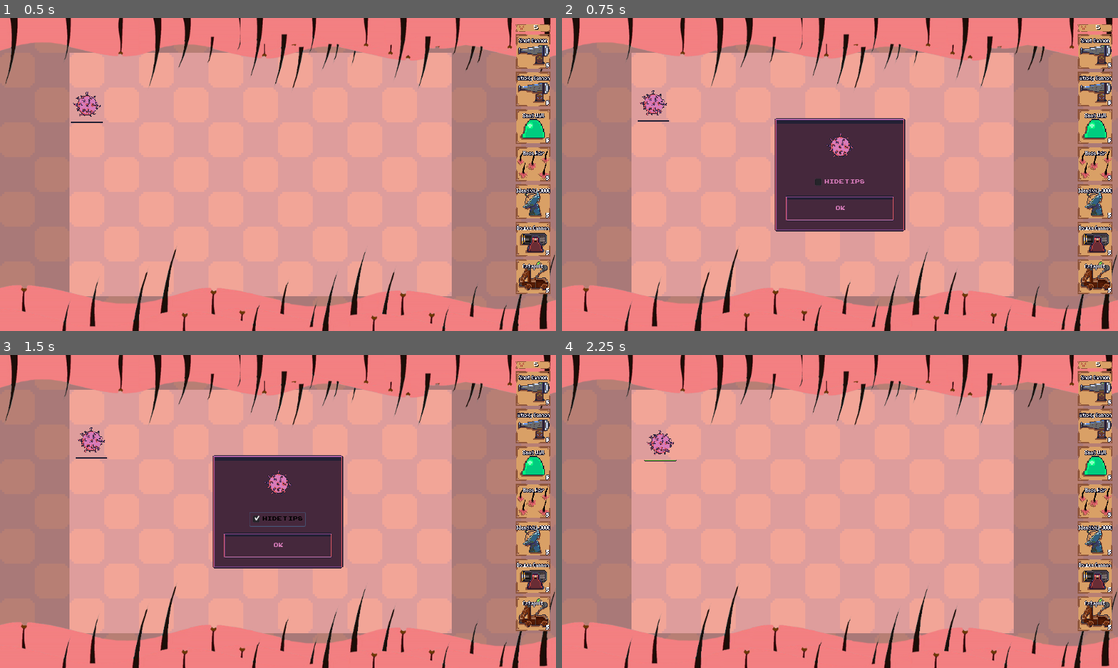
Above: before the commit, frames 1-4 (two rows, left to right).
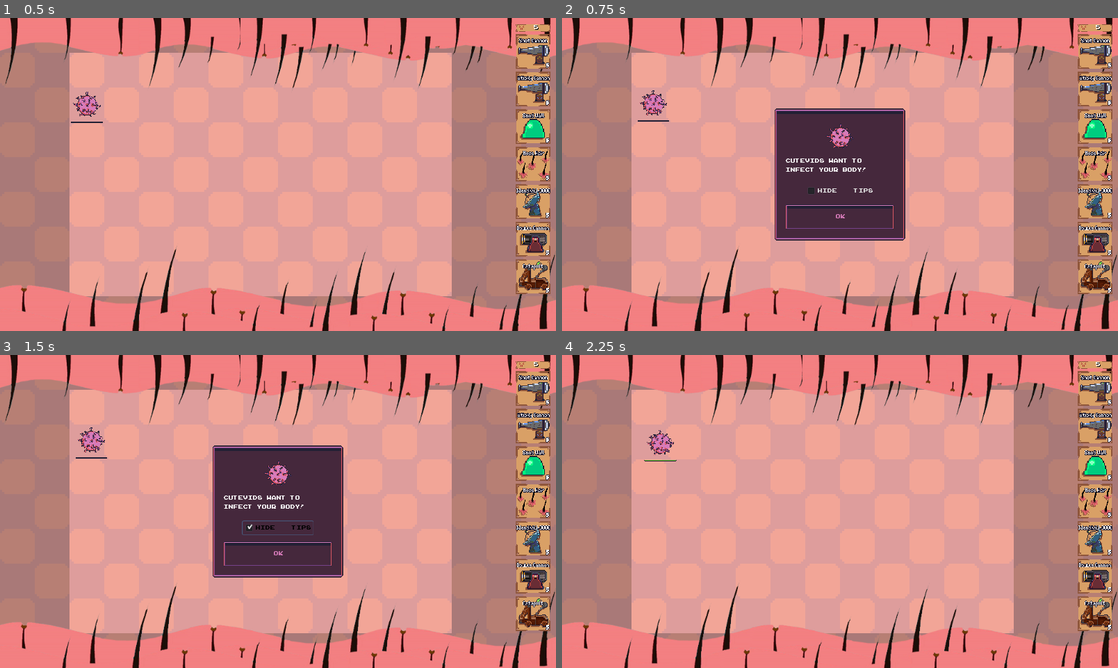
Above: after the commit, the same moments.

Repository: TeamKebab/GodotWildJam23
Game: Godot game, scene res://src/Main.tscn
Two runs of this game, one before a commit and one after it. Both use one fixed random seed, a clock stepped at 60 frames per second and the inputs below. Sound files missing from this copy of the repository are replaced by a short silence.
Inputs (mouse positions are in pixels of both pictures, inside the frame that each line leads up to):
- Up to frame 1 (0.5 s): no input
- Up to frame 2 (0.75 s): click (1095, 52) at 0.5 s
- Up to frame 3 (1.5 s): click "Hide tips" at 1.25 s
- Up to frame 4 (2.25 s): click "Ok" at 2 s

Frame 1 is identical in both runs. In frame 2, 3.2% of the frame differs, in the area x 38-62%, y 28-72%; in frame 3, 3.3%; in frame 4, nothing differs.

Commit message:
tooltip fonts

Diff:
--- a/src/gui/Tooltip.tscn
+++ b/src/gui/Tooltip.tscn
@@ -22,6 +22,7 @@
 __meta__ = {
 "_edit_use_anchors_": false
 }
+text = "text text text"
 
 [node name="AudioStreamPlayer" type="AudioStreamPlayer" parent="."]
 stream = ExtResource( 3 )
@@ -30,7 +31,7 @@
 margin_left = 15.0
 margin_top = 15.0
 margin_right = 225.0
-margin_bottom = 179.0
+margin_bottom = 150.0
 custom_constants/margin_right = 5
 custom_constants/margin_top = 5
 custom_constants/margin_left = 5
@@ -40,7 +41,7 @@
 margin_left = 5.0
 margin_top = 5.0
 margin_right = 205.0
-margin_bottom = 159.0
+margin_bottom = 130.0
 
 [node name="TextureRect" type="TextureRect" parent="MarginContainer/VBoxContainer"]
 margin_left = 100.0
@@ -51,46 +52,46 @@
 [node name="RichTextLabel" type="RichTextLabel" parent="MarginContainer/VBoxContainer"]
 margin_top = 4.0
 margin_right = 200.0
-margin_bottom = 51.0
+margin_bottom = 22.0
 rect_min_size = Vector2( 200, 0 )
 size_flags_horizontal = 3
 size_flags_vertical = 3
 custom_fonts/normal_font = ExtResource( 4 )
-custom_colors/default_color = Color( 0.133333, 0.12549, 0.203922, 1 )
 custom_colors/selection_color = Color( 0.133333, 0.12549, 0.203922, 1 )
-custom_colors/font_color_shadow = Color( 0, 0, 0, 1 )
 bbcode_enabled = true
+bbcode_text = "text text text"
+text = "text text text"
+fit_content_height = true
 scroll_active = false
 
 [node name="Space1" type="MarginContainer" parent="MarginContainer/VBoxContainer"]
-margin_top = 55.0
+margin_top = 26.0
 margin_right = 200.0
-margin_bottom = 65.0
+margin_bottom = 36.0
 custom_constants/margin_top = 10
 
 [node name="CheckBox" type="CheckBox" parent="MarginContainer/VBoxContainer"]
-margin_left = 49.0
-margin_top = 69.0
-margin_right = 151.0
-margin_bottom = 94.0
+margin_left = 36.0
+margin_top = 40.0
+margin_right = 164.0
+margin_bottom = 65.0
 size_flags_horizontal = 4
 custom_fonts/font = ExtResource( 4 )
 custom_colors/font_color_disabled = Color( 0, 0, 0, 1 )
 custom_colors/font_color_hover_pressed = Color( 0, 0, 0, 1 )
-custom_colors/font_color = Color( 0.843137, 0.482353, 0.729412, 1 )
 custom_colors/font_color_hover = Color( 0.133333, 0.12549, 0.203922, 1 )
-text = "Hide tips"
+text = "Hide    tips"
 
 [node name="Space2" type="MarginContainer" parent="MarginContainer/VBoxContainer"]
-margin_top = 98.0
+margin_top = 69.0
 margin_right = 200.0
-margin_bottom = 103.0
+margin_bottom = 74.0
 custom_constants/margin_top = 5
 
 [node name="Button" type="Button" parent="MarginContainer/VBoxContainer"]
-margin_top = 107.0
+margin_top = 78.0
 margin_right = 200.0
-margin_bottom = 154.0
+margin_bottom = 125.0
 custom_styles/hover = ExtResource( 1 )
 custom_styles/pressed = ExtResource( 1 )
 custom_styles/normal = ExtResource( 1 )
--- a/src/gui/tutorial/Antibodies1.tscn
+++ b/src/gui/tutorial/Antibodies1.tscn
@@ -4,32 +4,41 @@
 [ext_resource path="res://assets/sprites/antibodies.png" type="Texture" id=2]
 
 [node name="Tooltip" instance=ExtResource( 1 )]
+margin_top = -125.5
+margin_bottom = -125.5
 texture = ExtResource( 2 )
 text = "These are your available antibodies. They can be used to buy defenses."
 
-[node name="MarginContainer" parent="." index="0"]
-margin_bottom = 173.0
+[node name="MarginContainer" parent="." index="1"]
+margin_bottom = 236.0
 
 [node name="VBoxContainer" parent="MarginContainer" index="0"]
-margin_bottom = 161.0
+margin_bottom = 216.0
+
+[node name="TextureRect" parent="MarginContainer/VBoxContainer" index="0"]
+margin_left = 84.0
+margin_right = 116.0
+margin_bottom = 32.0
+texture = ExtResource( 2 )
 
 [node name="RichTextLabel" parent="MarginContainer/VBoxContainer" index="1"]
-margin_bottom = 81.0
+margin_top = 36.0
+margin_bottom = 108.0
 bbcode_text = "These are your available antibodies. They can be used to buy defenses."
 text = "These are your available antibodies. They can be used to buy defenses."
 
 [node name="Space1" parent="MarginContainer/VBoxContainer" index="2"]
-margin_top = 85.0
-margin_bottom = 95.0
+margin_top = 112.0
+margin_bottom = 122.0
 
 [node name="CheckBox" parent="MarginContainer/VBoxContainer" index="3"]
-margin_top = 99.0
-margin_bottom = 123.0
+margin_top = 126.0
+margin_bottom = 151.0
 
 [node name="Space2" parent="MarginContainer/VBoxContainer" index="4"]
-margin_top = 127.0
-margin_bottom = 132.0
+margin_top = 155.0
+margin_bottom = 160.0
 
 [node name="Button" parent="MarginContainer/VBoxContainer" index="5"]
-margin_top = 136.0
-margin_bottom = 156.0
+margin_top = 164.0
+margin_bottom = 211.0
--- a/src/gui/tutorial/Antibodies2.tscn
+++ b/src/gui/tutorial/Antibodies2.tscn
@@ -4,32 +4,41 @@
 [ext_resource path="res://assets/sprites/antibodies.png" type="Texture" id=2]
 
 [node name="Tooltip" instance=ExtResource( 1 )]
+margin_top = -125.5
+margin_bottom = -125.5
 texture = ExtResource( 2 )
 text = "Destroyed virus leave antibodies behind. Collect them to  buy more defenses."
 
-[node name="MarginContainer" parent="." index="0"]
-margin_bottom = 173.0
+[node name="MarginContainer" parent="." index="1"]
+margin_bottom = 236.0
 
 [node name="VBoxContainer" parent="MarginContainer" index="0"]
-margin_bottom = 161.0
+margin_bottom = 216.0
+
+[node name="TextureRect" parent="MarginContainer/VBoxContainer" index="0"]
+margin_left = 84.0
+margin_right = 116.0
+margin_bottom = 32.0
+texture = ExtResource( 2 )
 
 [node name="RichTextLabel" parent="MarginContainer/VBoxContainer" index="1"]
-margin_bottom = 81.0
+margin_top = 36.0
+margin_bottom = 108.0
 bbcode_text = "Destroyed virus leave antibodies behind. Collect them to  buy more defenses."
 text = "Destroyed virus leave antibodies behind. Collect them to  buy more defenses."
 
 [node name="Space1" parent="MarginContainer/VBoxContainer" index="2"]
-margin_top = 85.0
-margin_bottom = 95.0
+margin_top = 112.0
+margin_bottom = 122.0
 
 [node name="CheckBox" parent="MarginContainer/VBoxContainer" index="3"]
-margin_top = 99.0
-margin_bottom = 123.0
+margin_top = 126.0
+margin_bottom = 151.0
 
 [node name="Space2" parent="MarginContainer/VBoxContainer" index="4"]
-margin_top = 127.0
-margin_bottom = 132.0
+margin_top = 155.0
+margin_bottom = 160.0
 
 [node name="Button" parent="MarginContainer/VBoxContainer" index="5"]
-margin_top = 136.0
-margin_bottom = 156.0
+margin_top = 164.0
+margin_bottom = 211.0
--- a/src/gui/tutorial/CuteVid.tscn
+++ b/src/gui/tutorial/CuteVid.tscn
@@ -8,14 +8,16 @@
 region = Rect2( 0, 0, 64, 64 )
 
 [node name="Tooltip" instance=ExtResource( 1 )]
+margin_top = -123.5
+margin_bottom = -123.5
 texture = SubResource( 1 )
 text = "CuteVids want to infect your body!"
 
-[node name="MarginContainer" parent="." index="0"]
-margin_bottom = 190.0
+[node name="MarginContainer" parent="." index="1"]
+margin_bottom = 232.0
 
 [node name="VBoxContainer" parent="MarginContainer" index="0"]
-margin_bottom = 178.0
+margin_bottom = 212.0
 
 [node name="TextureRect" parent="MarginContainer/VBoxContainer" index="0"]
 margin_left = 68.0
@@ -25,22 +27,22 @@
 
 [node name="RichTextLabel" parent="MarginContainer/VBoxContainer" index="1"]
 margin_top = 68.0
-margin_bottom = 98.0
+margin_bottom = 104.0
 bbcode_text = "CuteVids want to infect your body!"
 text = "CuteVids want to infect your body!"
 
 [node name="Space1" parent="MarginContainer/VBoxContainer" index="2"]
-margin_top = 102.0
-margin_bottom = 112.0
+margin_top = 108.0
+margin_bottom = 118.0
 
 [node name="CheckBox" parent="MarginContainer/VBoxContainer" index="3"]
-margin_top = 116.0
-margin_bottom = 140.0
+margin_top = 122.0
+margin_bottom = 147.0
 
 [node name="Space2" parent="MarginContainer/VBoxContainer" index="4"]
-margin_top = 144.0
-margin_bottom = 149.0
+margin_top = 151.0
+margin_bottom = 156.0
 
 [node name="Button" parent="MarginContainer/VBoxContainer" index="5"]
-margin_top = 153.0
-margin_bottom = 173.0
+margin_top = 160.0
+margin_bottom = 207.0
--- a/src/gui/tutorial/SnotCannon.tscn
+++ b/src/gui/tutorial/SnotCannon.tscn
@@ -8,16 +8,16 @@
 region = Rect2( 448, 0, 64, 64 )
 
 [node name="Tooltip" instance=ExtResource( 1 )]
-margin_right = -112.0
-margin_bottom = -59.0
+margin_top = -132.5
+margin_bottom = -132.5
 texture = SubResource( 1 )
 text = "Place a snot cannon in the grid to shot at the virus"
 
-[node name="MarginContainer" parent="." index="0"]
-margin_bottom = 190.0
+[node name="MarginContainer" parent="." index="1"]
+margin_bottom = 250.0
 
 [node name="VBoxContainer" parent="MarginContainer" index="0"]
-margin_bottom = 178.0
+margin_bottom = 230.0
 
 [node name="TextureRect" parent="MarginContainer/VBoxContainer" index="0"]
 margin_left = 68.0
@@ -27,22 +27,22 @@
 
 [node name="RichTextLabel" parent="MarginContainer/VBoxContainer" index="1"]
 margin_top = 68.0
-margin_bottom = 98.0
+margin_bottom = 122.0
 bbcode_text = "Place a snot cannon in the grid to shot at the virus"
 text = "Place a snot cannon in the grid to shot at the virus"
 
 [node name="Space1" parent="MarginContainer/VBoxContainer" index="2"]
-margin_top = 102.0
-margin_bottom = 112.0
+margin_top = 126.0
+margin_bottom = 136.0
 
 [node name="CheckBox" parent="MarginContainer/VBoxContainer" index="3"]
-margin_top = 116.0
-margin_bottom = 140.0
+margin_top = 140.0
+margin_bottom = 165.0
 
 [node name="Space2" parent="MarginContainer/VBoxContainer" index="4"]
-margin_top = 144.0
-margin_bottom = 149.0
+margin_top = 169.0
+margin_bottom = 174.0
 
 [node name="Button" parent="MarginContainer/VBoxContainer" index="5"]
-margin_top = 153.0
-margin_bottom = 173.0
+margin_top = 178.0
+margin_bottom = 225.0
--- a/src/resources/arcade-font.tres
+++ b/src/resources/arcade-font.tres
@@ -3,4 +3,5 @@
 [ext_resource path="res://fonts/ARCADECLASSIC.TTF" type="DynamicFontData" id=1]
 
 [resource]
+extra_spacing_space = 5
 font_data = ExtResource( 1 )
